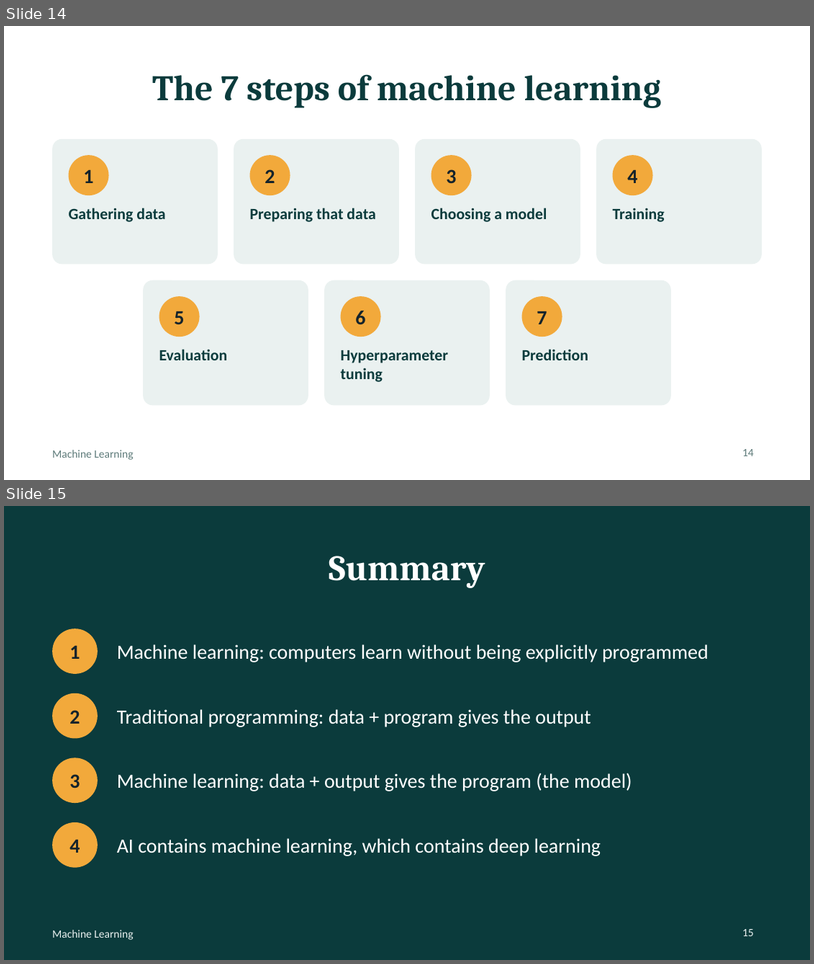
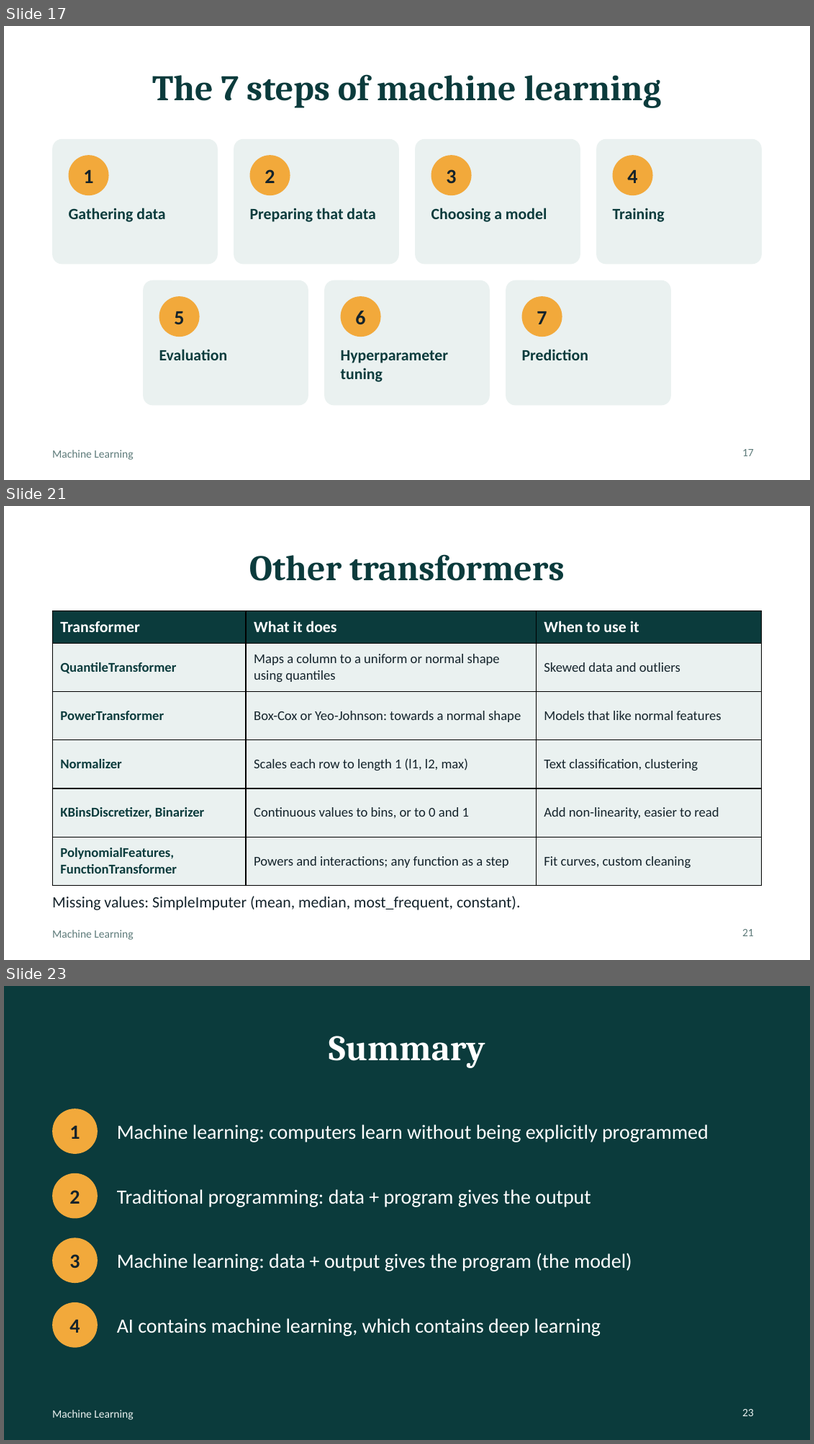
Before and after one commit to mgm-murali-ai/ai-learning, a slide deck: AI-Naresh-IT/notes/machine-learning/machine-learning.pptx. Shown one above the other, each under a label of ours: slides 14 and 15 before the commit, slides 17, 21 and 23 after it; the slides between them are not shown. The pictures are 814x964 and 814x1444 pixels, drawn with LibreOffice and Linux fonts; fonts in the diff are those of the drawing. Boxes give left, top, right and bottom in pixels: in the first picture for what was removed or moved away, otherwise in the second. Text is boxed around its words. In the diff, an @@ line names an element or a change of style, - is before the commit and + after.

```diff
--- a/AI-Naresh-IT/notes/machine-learning/machine-learning.pptx
+++ b/AI-Naresh-IT/notes/machine-learning/machine-learning.pptx
@@ slide 21 added at box(4, 506, 810, 960), background #FFFFFF; not listed: 1 template element that a slide beside it also shows @@
@@ title added at box(250, 554, 565, 581), 32 pt, text #0B3B3C, bold @@
+Other transformers
@@ table added at box(52, 611, 762, 885), 6 rows, 3 columns @@
+Transformer | What it does | When to use it
+QuantileTransformer | Maps a column to a uniform or normal shape using quantiles | Skewed data and outliers
+PowerTransformer | Box-Cox or Yeo-Johnson: towards a normal shape | Models that like normal features
+Normalizer | Scales each row to length 1 (l1, l2, max) | Text classification, clustering
+KBinsDiscretizer, Binarizer | Continuous values to bins, or to 0 and 1 | Add non-linearity, easier to read
+PolynomialFeatures, FunctionTransformer | Powers and interactions; any function as a step | Fit curves, custom cleaning
@@ text added at box(52, 896, 520, 910), 14 pt, text #14232B @@
+Missing values: SimpleImputer (mean, median, most_frequent, constant).
@@ page number added at box(743, 929, 754, 936), 10 pt, text #5E7B7A @@
+21
@@ what was slide 14 is now slide 17 @@
@@ page number at box(743, 449, 754, 456): text changed @@
-14
+17
@@ what was slide 15 is now slide 23 @@
@@ page number at box(743, 1409, 754, 1416): text changed @@
-15
+23
```
Also in this commit, not shown: 1 slide changed, 7 other slides added, 3 other files.
